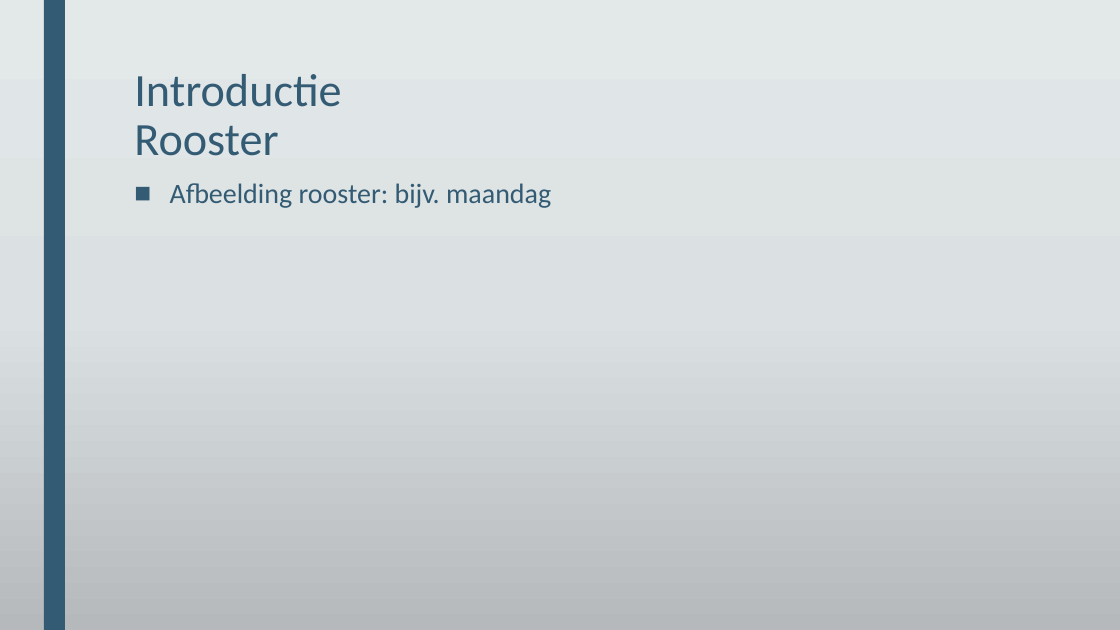
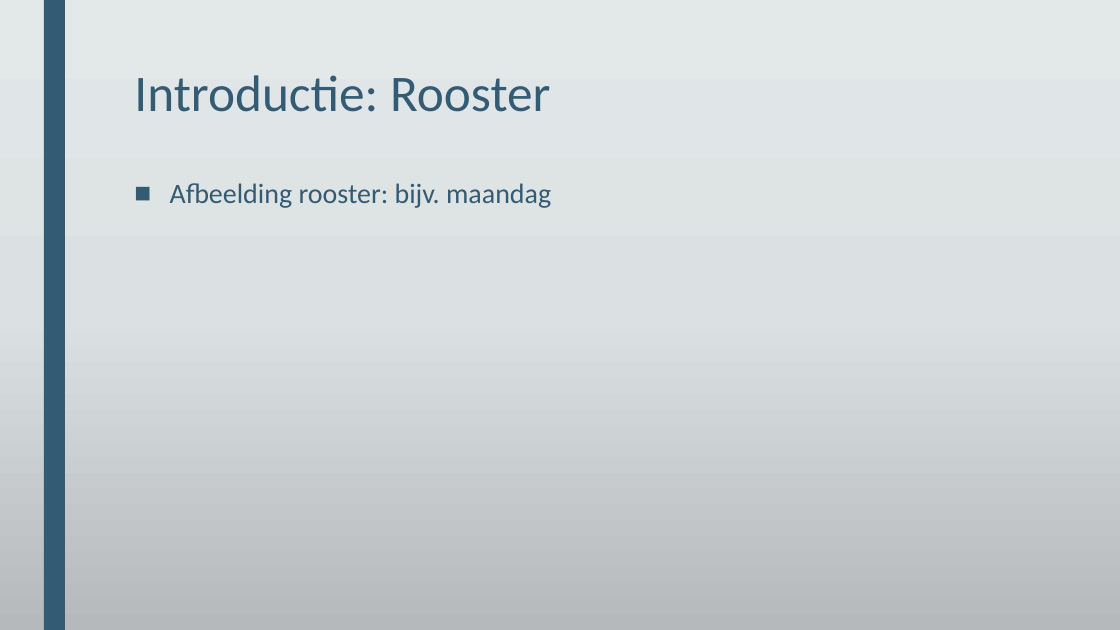
Before and after one commit to DeRoostermakers/Heuristieken, a slide deck: slide 3 of Presentaties/storyboard eindpresentatie.pptx. Drawn at 1120x630 pixels with LibreOffice and Linux fonts; fonts in the diff are those of the drawing; background and template pictures are left out. Boxes give left, top, right and bottom in pixels: in the first picture for what was removed or moved away, otherwise in the second. Text is boxed around its words. In the diff, an @@ line names an element or a change of style, - is before the commit and + after.

```diff
--- a/Presentaties/storyboard eindpresentatie.pptx
+++ b/Presentaties/storyboard eindpresentatie.pptx
@@ title at bbox=[134, 75, 550, 112]: text changed; size 39.6 to 44 pt @@
-Introductie
-Rooster
+Introductie: Rooster
```
Also in this commit, not shown: 3 other slides changed, 1 slide added, 6 other files.
